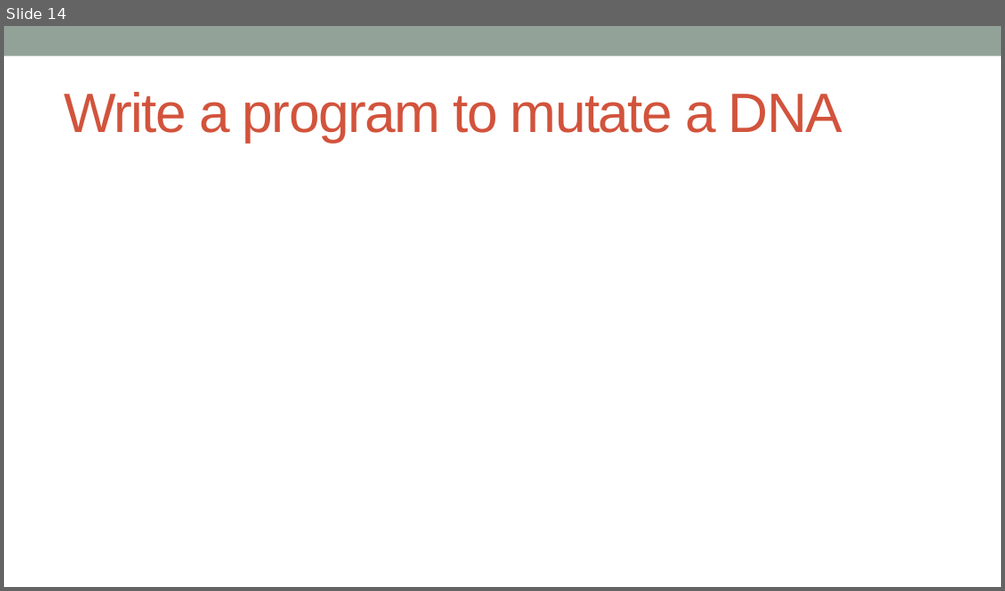
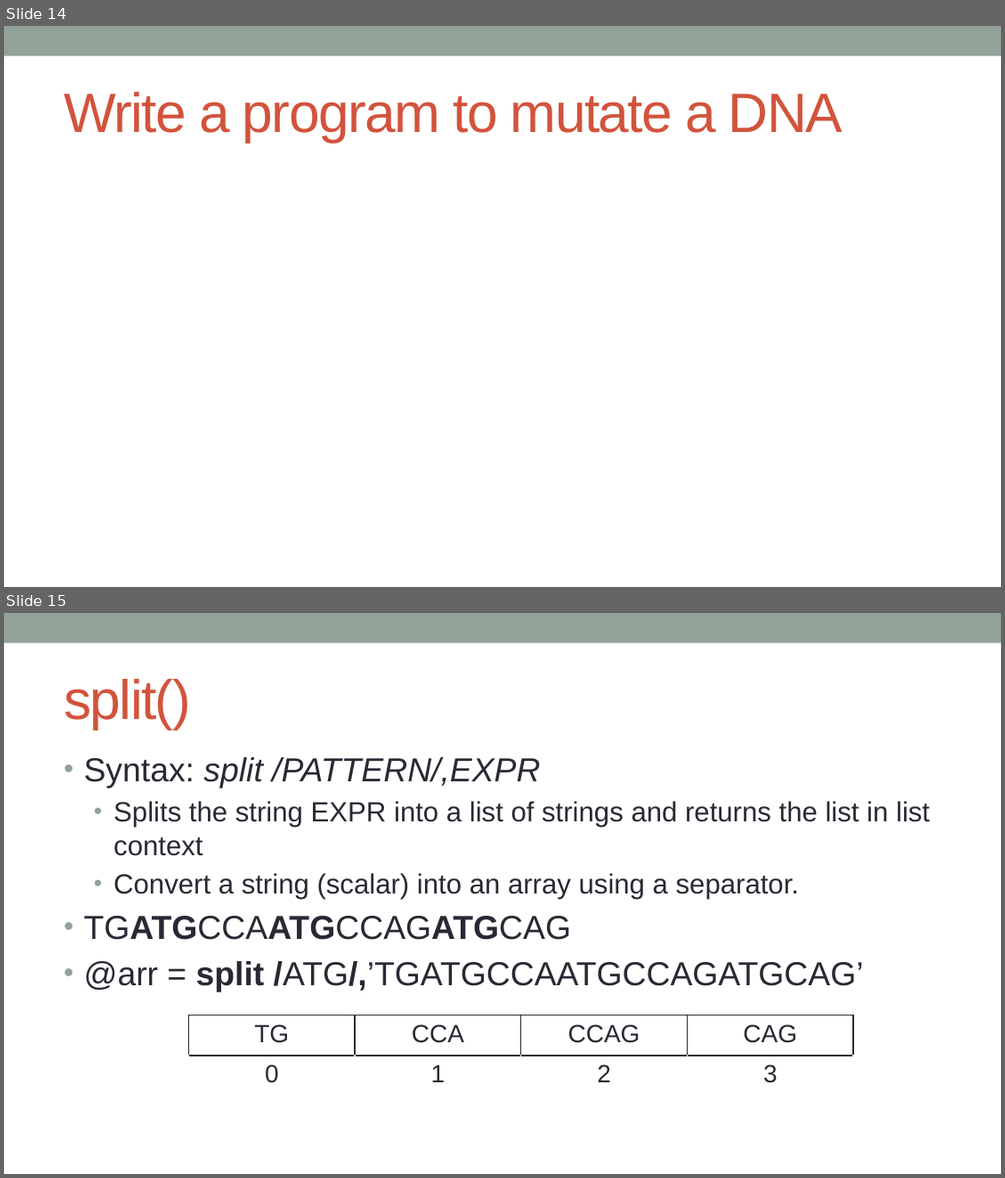
Before and after one commit to kanhu-pcr-code/bioinfo-PERL-course, a slide deck: PPTs/Operations_on_variables.pptx. Shown one above the other, each under a label of ours: slide 14 before the commit, slides 14 and 15 after it. The pictures are 1005x591 and 1005x1178 pixels, drawn with LibreOffice and Linux fonts; fonts in the diff are those of the drawing. Boxes give left, top, right and bottom in pixels: in the first picture for what was removed or moved away, otherwise in the second. Text is boxed around its words. In the diff, an @@ line names an element or a change of style, - is before the commit and + after.

```diff
--- a/PPTs/Operations_on_variables.pptx
+++ b/PPTs/Operations_on_variables.pptx
@@ slide 15 added at (x1=4, y1=613, x2=1001, y2=1174), background #FFFFFF; not listed: 1 template element that a slide beside it also shows @@
@@ title added at (x1=64, y1=679, x2=191, y2=729), 40 pt, text #D2533C @@
+split()
@@ text added at (x1=84, y1=757, x2=930, y2=992), 20 pt, text #292934 @@
+• Syntax: split /PATTERN/,EXPR
+  • Splits the string EXPR into a list of strings and returns the list in list context
+  • Convert a string (scalar) into an array using a separator.
+• TGATGCCAATGCCAGATGCAG
+• @arr = split /ATG/,’TGATGCCAATGCCAGATGCAG’
@@ table added at (x1=188, y1=1014, x2=854, y2=1095), 2 rows, 4 columns @@
+TG | CCA | CCAG | CAG
+0 | 1 | 2 | 3
```
Also in this commit, not shown: 8 slides changed, 2 other slides added, 2 slides removed, 1 other file.
